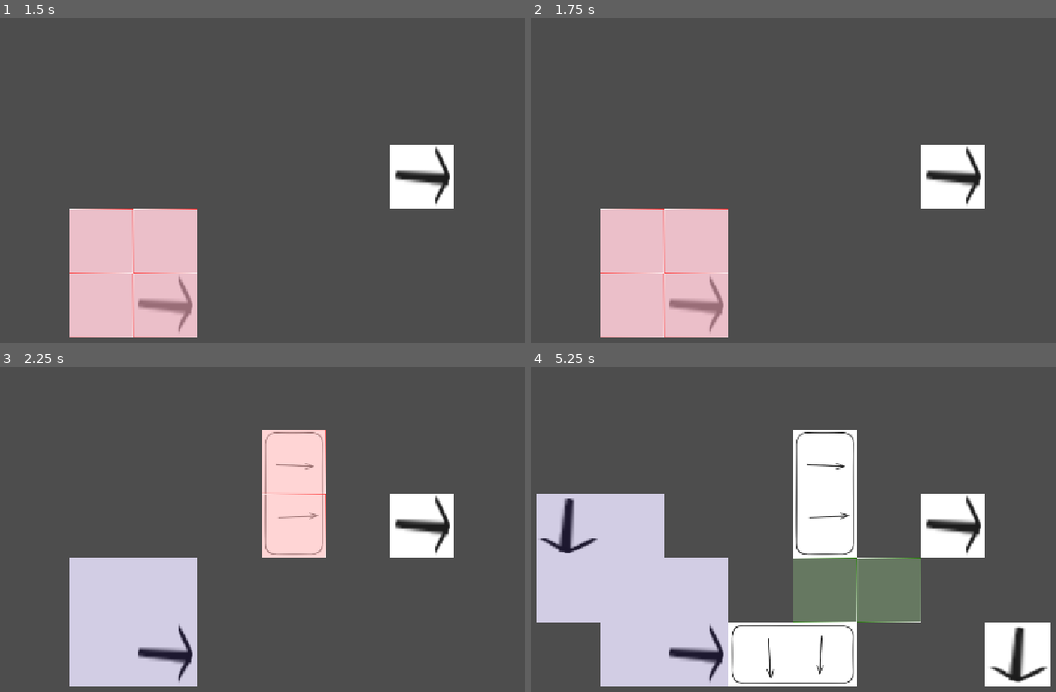
Above: before the commit, frames 1-4 (two rows, left to right).
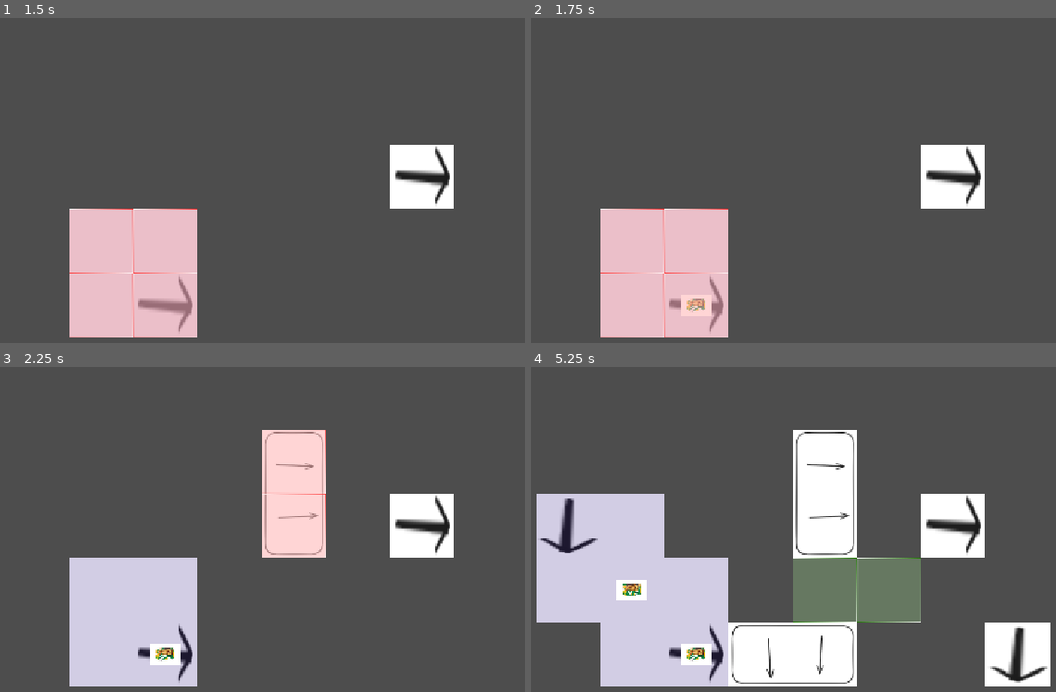
Above: after the commit, the same moments.

Repository: Schlutzkrapfen/Camara-Game
Game: Godot game, scene res://Levels/main_scene.tscn
The game is run twice, just before and just after one commit, with the same random seed, the same clock (stepped at 60 frames per second) and the same inputs.
Inputs (mouse positions are in pixels of both pictures, inside the frame that each line leads up to):
- Up to frame 1 (1.5 s): tap Enter at 0.5 s; move the mouse to (409, 206) at 0.52 s; tap 1 (Belt) at 0.6 s; click (409, 206) at 0.67 s; tap Space at 1.25 s; move the mouse to (99, 248) at 1.27 s; tap ' (Goo_maker) at 1.35 s; click (99, 248) at 1.42 s
- Up to frame 2 (1.75 s): no input
- Up to frame 3 (2.25 s): tap Enter at 2 s; move the mouse to (320, 484) at 2.02 s; tap 2 (Splitter) at 2.1 s; click (320, 484) at 2.17 s
- Up to frame 4 (5.25 s): tap Space at 2.75, 4.25 s; move the mouse to (741, 659) at 2.77 s; tap R (roration) at 2.85 s; click (741, 659) at 2.92 s; tap Enter at 3.5 s; move the mouse to (998, 636) at 3.52 s; tap 1 (Belt) at 3.6 s; click (998, 636) at 3.67 s; move the mouse to (557, 513) at 4.27 s; tap ' (Goo_maker) at 4.35 s; click (557, 513) at 4.42 s; move the mouse to (814, 575) at 5.02 s; tap 2 (Splitter) at 5.1 s; click (814, 575) at 5.17 s

Frame 1 is identical in both runs. In frame 2, 0.3% of the frame differs, in the area x 28-35%, y 86-92%; in frame 3, 0.4%; in frame 4, 0.7%, in the area x 16-35%, y 65-92%.
Error after the commit: Modulo by zero error in operator '%'. (res://script/spawner.gd:27)

Commit message:
Added the option for spawning objects in the world

Diff:
--- a/Resourcen/building_resource.gd
+++ b/Resourcen/building_resource.gd
@@ -10,10 +10,7 @@
 @export var output:Array[itemResouce]
 #Which tile has the output and which direction
 @export var output_tile:Dictionary[Vector2i,Global.TileTransform]
-var positon:Vector2i
+var position:Vector2i = Vector2i(0,0)
 var cur_input:Array[itemResouce]
 var cur_time:float = 0
-
-
-func output_items():
-	pass
+var last_output:int = 0
--- a/Resourcen/goo.tres
+++ b/Resourcen/goo.tres
@@ -1,7 +1,8 @@
 [gd_resource type="Resource" script_class="itemResouce" format=3 uid="uid://bvdqxr7232ip4"]
 
-[ext_resource type="Script" uid="uid://bfdslnvcm5ykg" path="res://Resourcen/item_resource.gd" id="1_ywj6v"]
+[ext_resource type="PackedScene" uid="uid://okfpuqgbojjs" path="res://items/goo.tscn" id="1_oc1hb"]
+[ext_resource type="Script" uid="uid://e10ksi240mgo" path="res://Resourcen/item_resource.gd" id="2_j6o5v"]
 
 [resource]
-script = ExtResource("1_ywj6v")
-name = "Goo"
+script = ExtResource("2_j6o5v")
+item_scene = ExtResource("1_oc1hb")
--- a/Resourcen/goo_factory.tres
+++ b/Resourcen/goo_factory.tres
@@ -1,10 +1,14 @@
 [gd_resource type="Resource" script_class="BuildingResource" format=3 uid="uid://do5wua8mm3u2p"]
 
-[ext_resource type="Script" uid="uid://bfdslnvcm5ykg" path="res://Resourcen/item_resource.gd" id="1_j4bi8"]
+[ext_resource type="Script" uid="uid://e10ksi240mgo" path="res://Resourcen/item_resource.gd" id="1_j4bi8"]
 [ext_resource type="Script" uid="uid://c46u5wpm1rwce" path="res://Resourcen/building_resource.gd" id="2_hpae7"]
+[ext_resource type="Resource" uid="uid://bvdqxr7232ip4" path="res://Resourcen/goo.tres" id="2_lcioo"]
 
 [resource]
 script = ExtResource("2_hpae7")
 size = Vector2i(2, 2)
 tilemap_id = 4
-output = Array[ExtResource("1_j4bi8")]([null])
+output = [ExtResource("2_lcioo")]
+output_tile = Dictionary[Vector2i, int]({
+Vector2i(1, 1): 0
+})
--- a/Resourcen/item_resource.gd
+++ b/Resourcen/item_resource.gd
@@ -1,4 +1,3 @@
 class_name itemResouce
 extends Resource
-
-@export var name:String = "item"
+@export var item_scene: PackedScene
--- /dev/null
+++ b/items/goo.tscn
@@ -0,0 +1,7 @@
+[gd_scene format=3 uid="uid://okfpuqgbojjs"]
+
+[ext_resource type="Texture2D" uid="uid://b156hx6atwntv" path="res://assets/Protype Factory/OIP-3525223804.jpg" id="1_kyumw"]
+
+[node name="goo" type="Sprite2D" unique_id=2078084850]
+scale = Vector2(0.1, 0.1)
+texture = ExtResource("1_kyumw")
--- a/project.godot
+++ b/project.godot
@@ -38,6 +38,7 @@
 "res://Levels/": "yellow",
 "res://Resourcen/": "green",
 "res://assets/": "orange",
+"res://items/": "pink",
 "res://script/": "blue"
 }
 
--- a/script/spawner.gd
+++ b/script/spawner.gd
@@ -20,8 +20,18 @@
 			factoy.cur_time +=delta
 			if factoy.cur_time > factoy.craft_time:
 				output_items(factoy)
-func output_items(BuildingResource):
-	pass
+				factoy.cur_time = 0
+
+func output_items(factory):
+	for item_resource in factory.output:
+		var current_size:int = factory.last_output% factory.output_tile.size()
+		var item = item_resource.item_scene.instantiate()
+		var keys = factory.output_tile.keys()
+		item.global_position = tilemap.to_global(
+	tilemap.map_to_local(factory.position + keys[current_size])
+)
+		print(tilemap.to_global(map_to_local(factory.position)))
+		add_child(item)
 
 
 func _input(event: InputEvent) -> void:
@@ -48,5 +58,5 @@
 			var local_tile =  Vector2i(x,y)
 			var tiles =tile+ Global.get_rotation_out_of_size(x ,y)
 			tilemap.set_cell(tiles,Global.factory_list[Global.current_house].tilemap_id,Global.factory_list[Global.current_house].position_tilemap+local_tile,Global.currentrotation)
-	Global.factory_list[Global.current_house].positon = tile
+	Global.factory_list[Global.current_house].position = tile
 	current_builds.append(Global.factory_list[Global.current_house])
Not shown, changed: Resourcen/item_resource.gd.uid
Binary file added: assets/Protype Factory/OIP-3525223804.jpg
Not shown, added: assets/Protype Factory/OIP-3525223804.jpg.import
